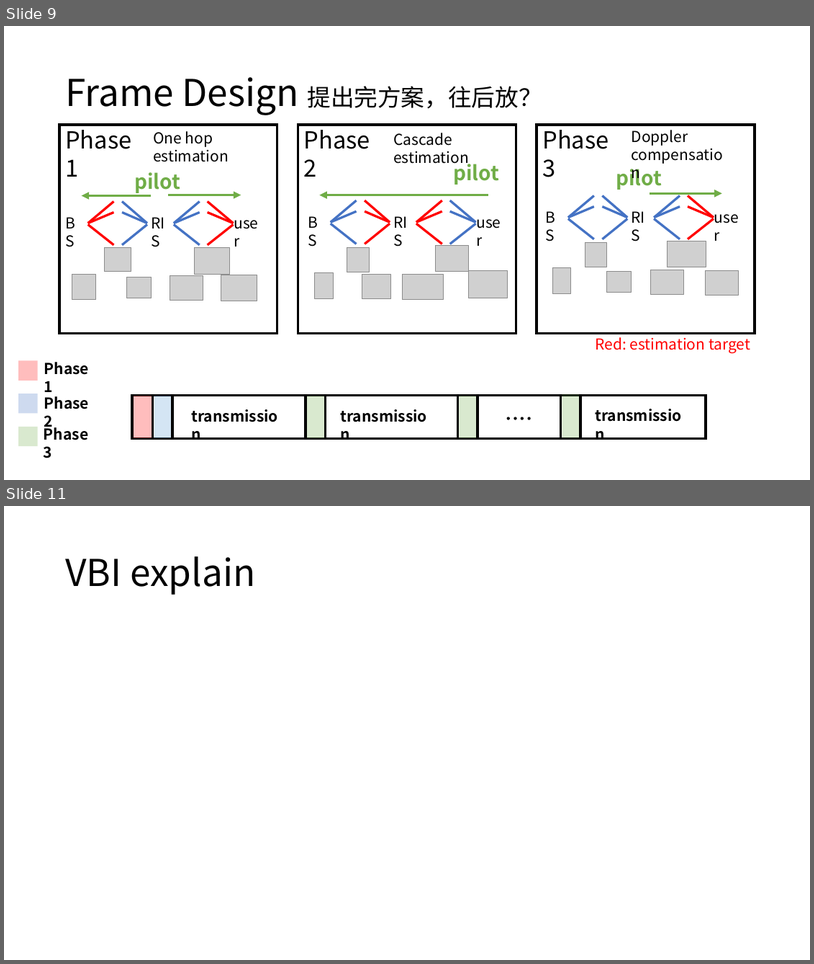
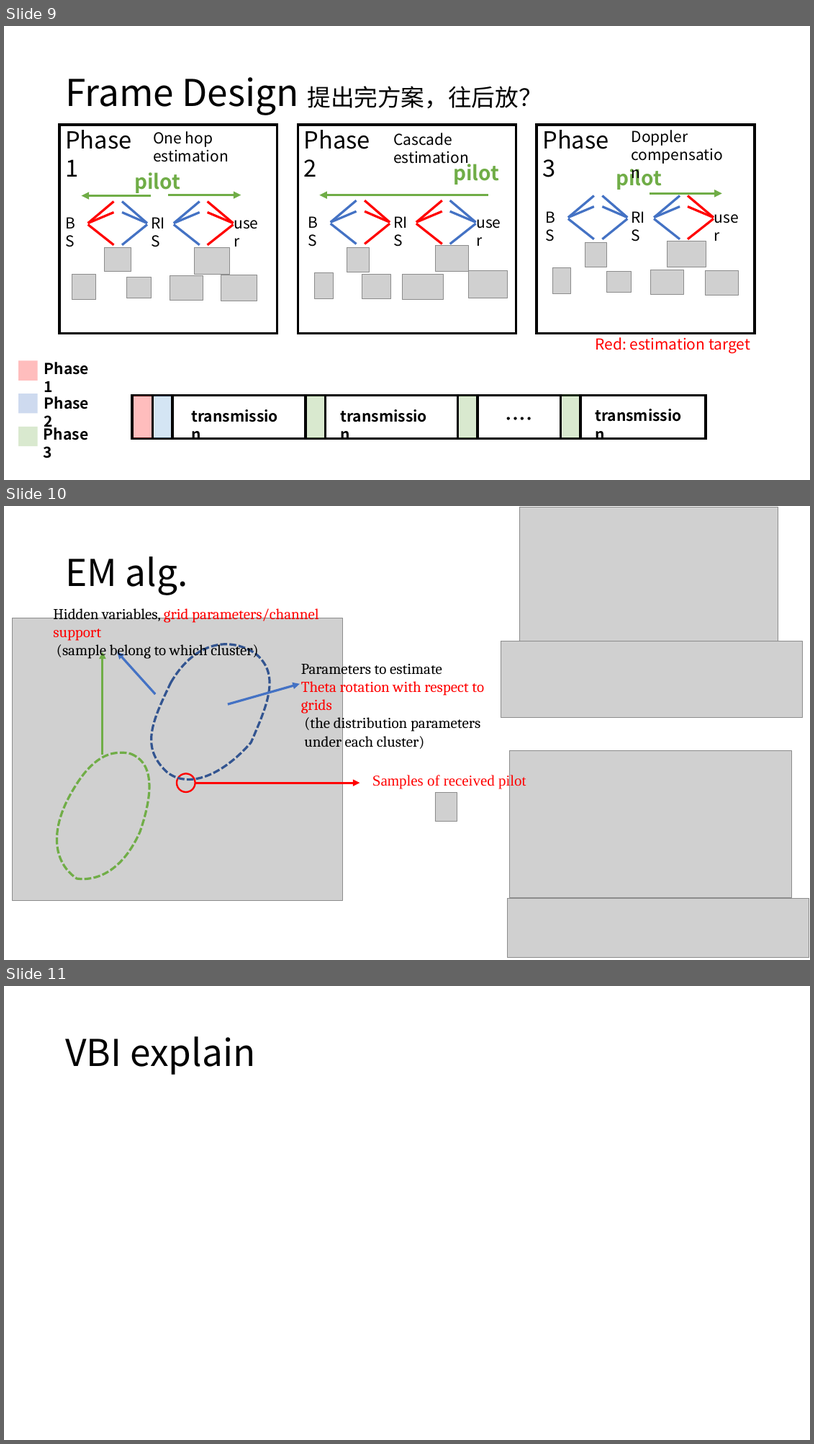
Before and after one commit to Brook1711/RIS-Angular-Domain, a slide deck: doc/RIS-angular-domain组会汇报.pptx. Shown one above the other, each under a label of ours: slides 9 and 11 before the commit, slides 9, 10 and 11 after it; the slides between them are not shown. The pictures are 814x964 and 814x1444 pixels, drawn with LibreOffice and Linux fonts; fonts in the diff are those of the drawing; grey boxes stand for pictures. Boxes give left, top, right and bottom in pixels: in the first picture for what was removed or moved away, otherwise in the second. Text is boxed around its words. In the diff, an @@ line names an element or a change of style, - is before the commit and + after.

```diff
--- a/doc/RIS-angular-domain组会汇报.pptx
+++ b/doc/RIS-angular-domain组会汇报.pptx
@@ slide 10 added at [4, 506, 810, 960], background #FFFFFF @@
@@ picture added at [520, 507, 779, 651] @@
@@ title added at [65, 556, 188, 595], 44 pt, text #000000 @@
+EM alg.
@@ text added at [53, 605, 319, 659], 18 pt, text #000000 @@
+Hidden variables, grid parameters/channel support
+(sample belong to which cluster)
@@ picture added at [12, 618, 342, 901] @@
@@ freeform shape added at [127, 623, 296, 801], outline #325491 2.75 pt dashed @@
@@ arrow added from (103, 754) to (103, 651), #70AD47 2.75 pt @@
@@ arrow added from (155, 694) to (117, 651), #4472C4 2.75 pt @@
@@ picture added at [502, 641, 803, 717] @@
@@ text added at [301, 659, 484, 749], 18 pt, text #000000 @@
+Parameters to estimate
+Theta rotation with respect to grids
+(the distribution parameters
+under each cluster)
@@ arrow added from (228, 705) to (300, 684), #4472C4 2.75 pt @@
@@ freeform shape added at [40, 738, 167, 894], outline #70AD47 2.75 pt dashed @@
@@ picture added at [509, 751, 792, 898] @@
@@ ellipse added at [177, 773, 196, 792], outline #FF0000 2 pt @@
@@ arrow added from (196, 782) to (360, 782), #FF0000 2.75 pt @@
@@ text added at [373, 773, 526, 788], 18 pt, text #FF0000 @@
+Samples of received pilot
@@ picture added at [435, 792, 457, 822] @@
@@ picture added at [508, 898, 809, 957] @@
```
Also in this commit, not shown: 2 other slides added, 2 slides removed, 1 other file.
